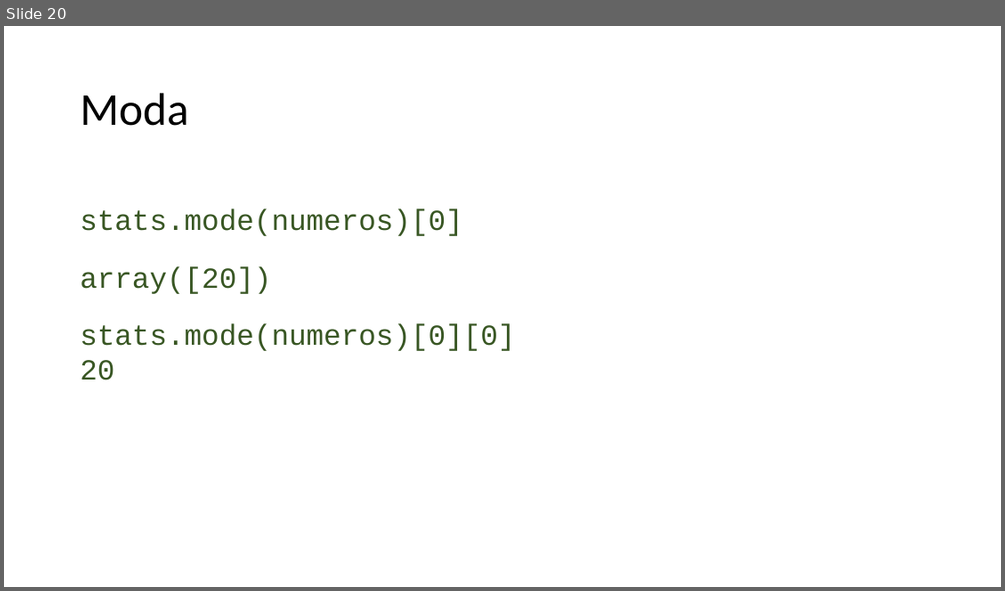
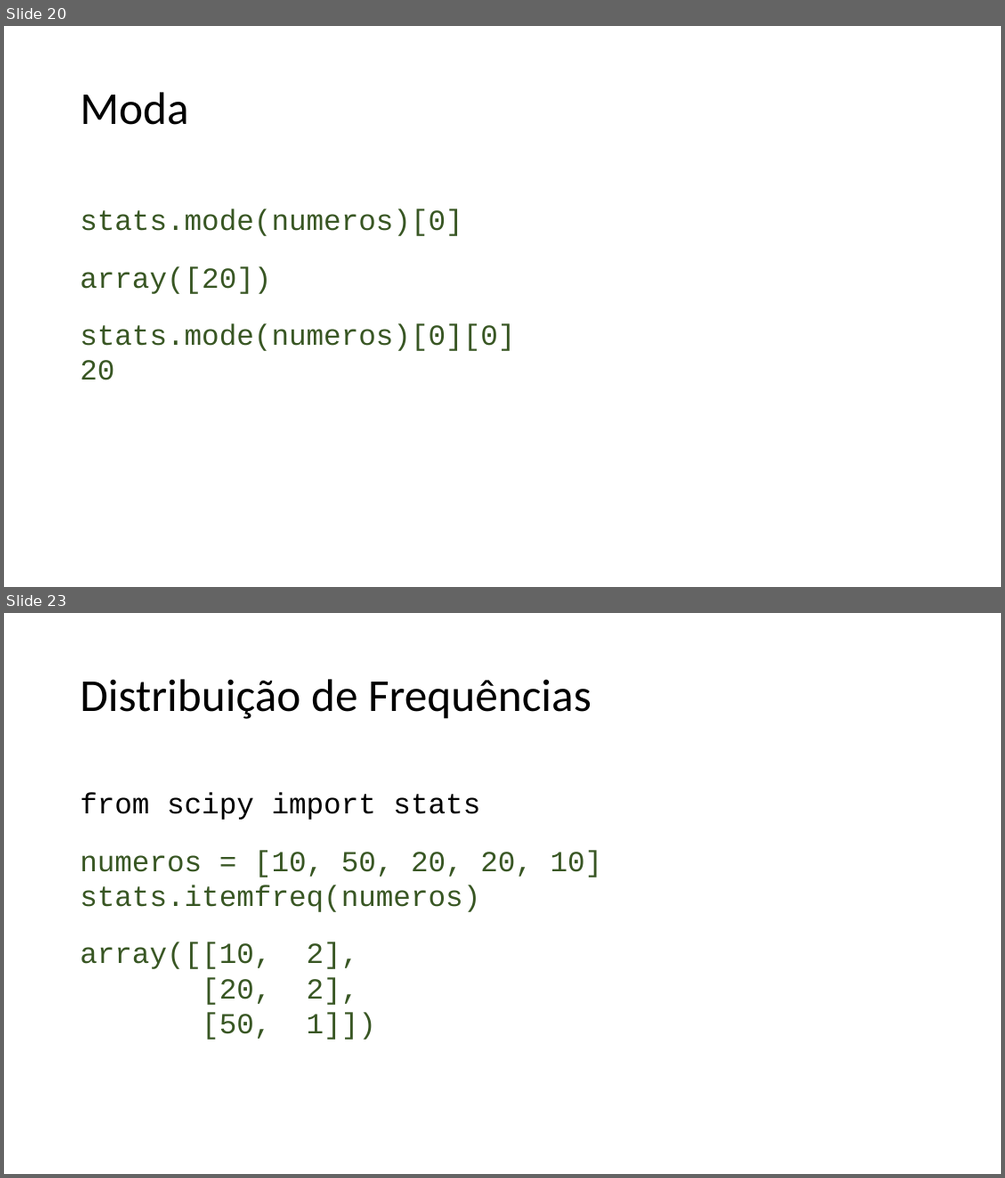
Before and after one commit to lidimayra/basic-stats, a slide deck: presentation.pptx. Shown one above the other, each under a label of ours: slide 20 before the commit, slides 20 and 23 after it; the slides between them are not shown. The pictures are 1005x591 and 1005x1178 pixels, drawn with LibreOffice and Linux fonts; fonts in the diff are those of the drawing. Boxes give left, top, right and bottom in pixels: in the first picture for what was removed or moved away, otherwise in the second. Text is boxed around its words. In the diff, an @@ line names an element or a change of style, - is before the commit and + after.

```diff
--- a/presentation.pptx
+++ b/presentation.pptx
@@ slide 23 added at [4, 613, 1001, 1174], background #FFFFFF @@
@@ text added at [80, 679, 591, 719], 44 pt, text #000000 @@
+Distribuição de Frequências
@@ text added at [80, 792, 603, 1039], 28 pt, text #385623 @@
+from scipy import stats
+numeros = [10, 50, 20, 20, 10]
+stats.itemfreq(numeros)
+array([[10, 2],
+[20, 2],
+[50, 1]])
```
Also in this commit, not shown: 1 slide changed, 5 other slides added, 3 other files.
